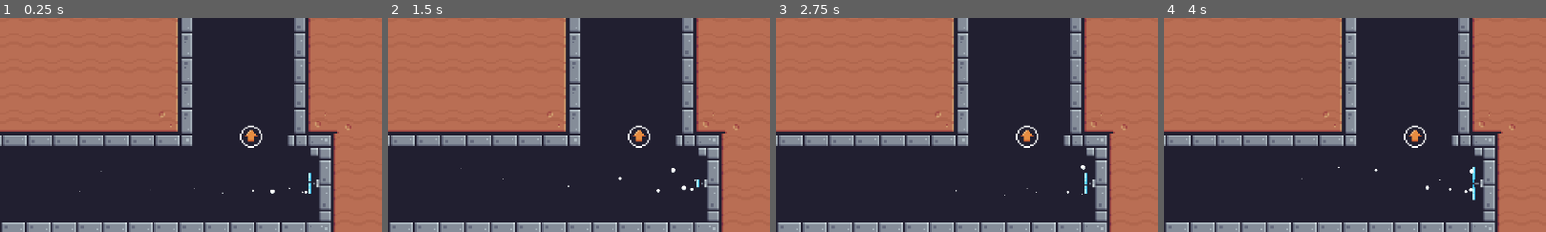
Above: before the commit, frames 1-4 (left to right).
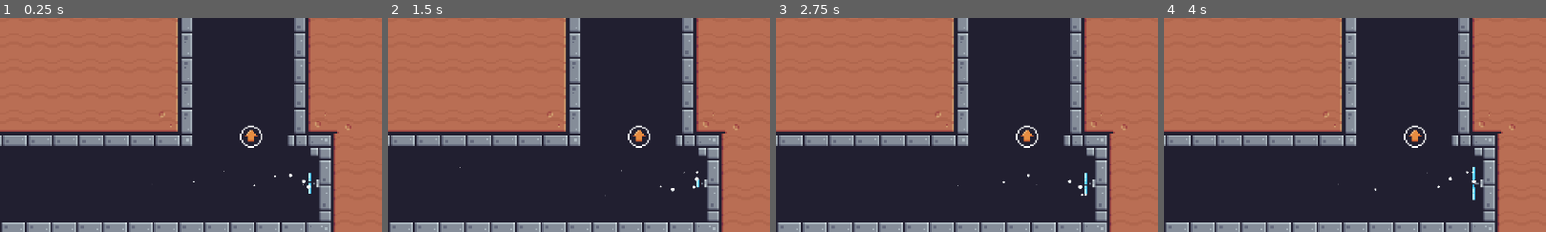
Above: after the commit, the same moments.

Repository: bennytha/platformer
Game: Godot game, scene res://game/levels/tutorial_level/t_level_8.tscn
The game is run twice, just before and just after one commit, with the same random seed, the same clock (stepped at 60 frames per second) and the same inputs. This scene is started directly instead of the project's main scene.
Inputs (mouse positions are % of the whole screen's width and height, from its top left):
- Up to frame 1 (0.25 s): no input
- Up to frame 2 (1.5 s): tap Enter at 0.5 s; move the mouse to (72, 45) at 0.52 s; hold D (move_right) 0.53-1.25 s; tap I (bag) at 0.6 s; click (72, 45) at 0.67 s; tap Space (jump) at 0.77 s; drag from (30, 55) to (57, 89) at 1.27 s
- Up to frame 3 (2.75 s): tap Space (jump) at 2 s; move the mouse to (60, 28) at 2.02 s; hold A (move_left) from 2.03 s (still down); tap I (bag) at 2.1 s
- Up to frame 4 (4 s): release A (move_left) at 2.75 s; drag from (45, 70) to (87, 89) at 2.77 s; move the mouse to (80, 65) at 3.52 s; hold D (move_right) from 3.53 s (still down); tap I (bag) at 3.6 s; tap Space (jump) at 3.77 s
The pictures show only the part of the screen within x 46-96%, y 50-100%; the shares and areas given below are measured in that part.

The runs differ from the first frame. In frame 1, 0.1% of the frame differs, in the area x 20-82%, y 71-83%; in frame 2, 0.2%, in the area x 18-82%, y 69-84%; in frame 3, 0.1%; in frame 4, 0.2%.

Commit message:
door sound added and endpoint confetti added

Diff:
--- a/game/objects/check_points/end_point/end_point.gd
+++ b/game/objects/check_points/end_point/end_point.gd
@@ -1,15 +1,35 @@
 extends Node2D
+
 var local_bus: GameContainer
 @onready var animated_sprite_2d: AnimatedSprite2D = $AnimatedSprite2D
+@onready var gpu_particles_2d: GPUParticles2D = $GPUParticles2D
+
 const WIN = preload("uid://dtltiwysu7yd3")
+
+var is_activated: bool = false
 
 func _ready() -> void:
 	local_bus = UtilsFuncs.find_local_bus(self)
 
-func _on_area_2d_body_entered(body: CharacterBody2D) -> void:
+func _on_area_2d_body_entered(body: Node2D) -> void:
+	# 1. Guard clause: Return if already activated
+	if is_activated:
+		return
+
 	if body.is_in_group('player'):
+		# Lock state immediately so fast multi-collisions are ignored
+		is_activated = true
+
+		# Disable the Area2D collision so it cannot trigger again
+		$Area2D/CollisionShape2D.set_deferred("disabled", true)
+
 		animated_sprite_2d.play('moving')
 		AudioManager.play_sfx(WIN)
+
+		# 2. Check if the particle node is still valid in memory
+		if is_instance_valid(gpu_particles_2d):
+			gpu_particles_2d.release_confetti()
+
 		await get_tree().create_timer(0.5).timeout
 		if local_bus:
 			local_bus.player_reached_end.emit()
--- a/game/objects/check_points/end_point/end_point.tscn
+++ b/game/objects/check_points/end_point/end_point.tscn
@@ -3,6 +3,8 @@
 [ext_resource type="Texture2D" uid="uid://cey1f2eci7nwx" path="res://assets/Items/Checkpoints/End/End (Idle).png" id="1_4ehry"]
 [ext_resource type="Script" uid="uid://cvkw3jfqn6fyp" path="res://game/objects/check_points/end_point/end_point.gd" id="1_y80cj"]
 [ext_resource type="Texture2D" uid="uid://ytkd4pncna7i" path="res://assets/Items/Checkpoints/End/End (Pressed) (64x64).png" id="2_y80cj"]
+[ext_resource type="Texture2D" uid="uid://bh8qicwamajwh" path="res://assets/Other/Confetti (16x16).png" id="4_qgm5v"]
+[ext_resource type="Script" uid="uid://sc1pg4cpfmva" path="res://game/objects/check_points/end_point/gpu_particles_2d.gd" id="5_o8y0y"]
 
 [sub_resource type="AtlasTexture" id="AtlasTexture_jk5g1"]
 atlas = ExtResource("2_y80cj")
@@ -82,14 +84,35 @@
 [sub_resource type="RectangleShape2D" id="RectangleShape2D_gqbu6"]
 size = Vector2(20, 7)
 
+[sub_resource type="CanvasItemMaterial" id="CanvasItemMaterial_y80cj"]
+particles_animation = true
+particles_anim_h_frames = 6
+particles_anim_v_frames = 1
+particles_anim_loop = false
+
+[sub_resource type="ParticleProcessMaterial" id="ParticleProcessMaterial_5fuuf"]
+particle_flag_disable_z = true
+emission_shape = 3
+emission_box_extents = Vector3(1, 1, 1)
+inherit_velocity_ratio = 400.0
+direction = Vector3(0, -1, 0)
+initial_velocity_min = 400.0
+initial_velocity_max = 600.0
+angular_velocity_min = -50.000015
+angular_velocity_max = 49.99998
+gravity = Vector3(0, 600, 0)
+damping_min = 15.0
+damping_max = 15.0
+scale_min = 0.19999999
+scale_max = 0.29999998
+anim_offset_max = 1.0
+
 [node name="EndPoint" type="Node2D" unique_id=1214945346]
 script = ExtResource("1_y80cj")
 
 [node name="AnimatedSprite2D" type="AnimatedSprite2D" parent="." unique_id=622718696]
 position = Vector2(0, -32)
 sprite_frames = SubResource("SpriteFrames_5fuuf")
-animation = &"moving"
-frame_progress = 0.8748039
 
 [node name="StaticBody2D" type="StaticBody2D" parent="." unique_id=286328598]
 collision_layer = 2
@@ -104,4 +127,15 @@
 position = Vector2(0, -17.5)
 shape = SubResource("RectangleShape2D_gqbu6")
 
+[node name="GPUParticles2D" type="GPUParticles2D" parent="." unique_id=2063990676]
+material = SubResource("CanvasItemMaterial_y80cj")
+emitting = false
+amount = 50
+texture = ExtResource("4_qgm5v")
+lifetime = 2.0
+one_shot = true
+explosiveness = 0.5
+process_material = SubResource("ParticleProcessMaterial_5fuuf")
+script = ExtResource("5_o8y0y")
+
 [connection signal="body_entered" from="Area2D" to="." method="_on_area_2d_body_entered"]
--- /dev/null
+++ b/game/objects/check_points/end_point/gpu_particles_2d.gd
@@ -0,0 +1,7 @@
+extends GPUParticles2D
+
+func release_confetti():
+	restart()
+	# Automatically destroy after all particles expire
+	await get_tree().create_timer(lifetime).timeout
+	queue_free()
--- a/game/objects/interactive_items/door/door.gd
+++ b/game/objects/interactive_items/door/door.gd
@@ -7,6 +7,7 @@
 @onready var interaction_collision_shape_2d: CollisionShape2D = $CollisionShape2D
 
 @onready var prompt_label: Label = $Label
+@onready var open_door_audio: AudioStreamPlayer2D = $OpenDoorAudio
 
 var is_door_open:= false
 func _ready() -> void:
@@ -90,3 +91,4 @@
 	collision_shape_2d.disabled = true
 	interaction_collision_shape_2d.disabled = true
 	animated_sprite_2d.play('open')
+	open_door_audio.play()
--- a/game/objects/interactive_items/door/door.tscn
+++ b/game/objects/interactive_items/door/door.tscn
@@ -4,6 +4,7 @@
 [ext_resource type="Texture2D" uid="uid://b0efy15bdknp4" path="res://assets/Items/Door/Door.png" id="2_r3b8i"]
 [ext_resource type="Theme" uid="uid://de3lxof8ce2pn" path="res://resource/theme_1.tres" id="2_w4l3a"]
 [ext_resource type="Texture2D" uid="uid://dll0qdcv5bfxw" path="res://assets/Items/Door/Door-open.png" id="3_k6rvl"]
+[ext_resource type="AudioStream" uid="uid://b31dbqnaj6gnj" path="res://assets/audio/open_door.mp3" id="5_m0p6c"]
 
 [sub_resource type="RectangleShape2D" id="RectangleShape2D_pg8m1"]
 size = Vector2(32, 48)
@@ -112,3 +113,6 @@
 sprite_frames = SubResource("SpriteFrames_bbspd")
 animation = &"open"
 autoplay = "default"
+
+[node name="OpenDoorAudio" type="AudioStreamPlayer2D" parent="." unique_id=1598296390]
+stream = ExtResource("5_m0p6c")
Not shown, added: assets/audio/open_door.mp3.import
Not shown, added: game/objects/check_points/end_point/gpu_particles_2d.gd.uid
Not shown, added: assets/audio/open_door.mp3
